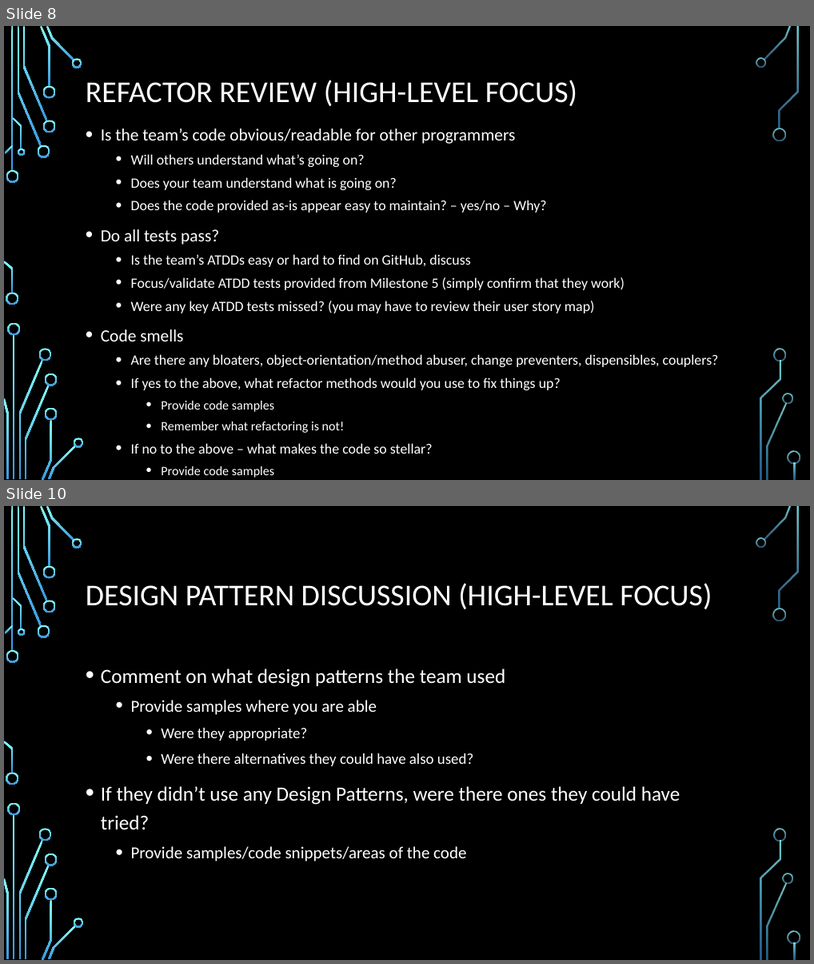
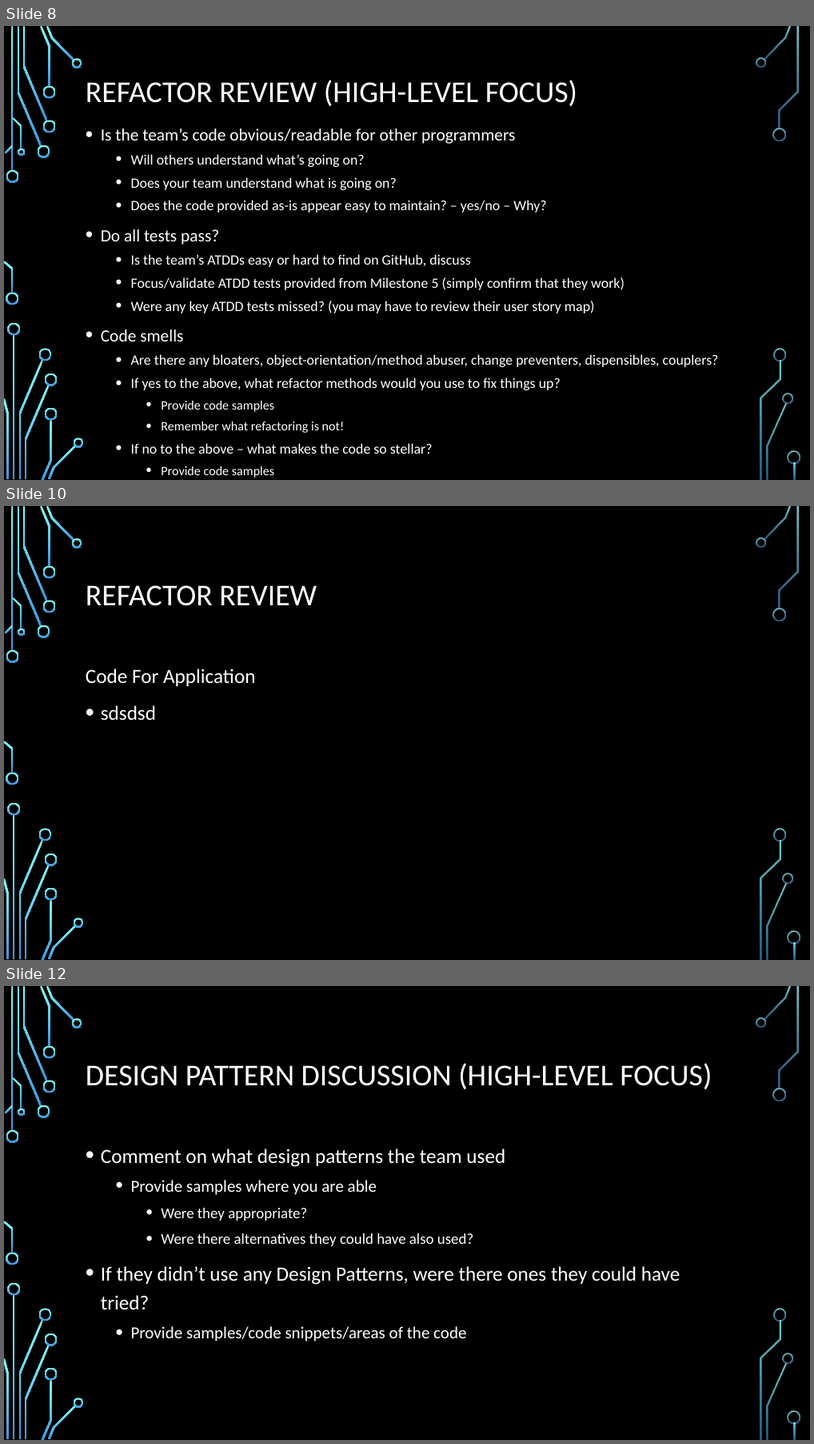
Before and after one commit to ureginastudent/PROJECT, a slide deck: Milestone 7/ENSE 470 Milestone 7.pptx. Shown one above the other, each under a label of ours: slides 8 and 10 before the commit, slides 8, 10 and 12 after it; the slides between them are not shown. The pictures are 814x964 and 814x1444 pixels, drawn with LibreOffice and Linux fonts; fonts in the diff are those of the drawing; background and template pictures are left out. Boxes give left, top, right and bottom in pixels: in the first picture for what was removed or moved away, otherwise in the second. Text is boxed around its words. In the diff, an @@ line names an element or a change of style, - is before the commit and + after.

```diff
--- a/Milestone 7/ENSE 470 Milestone 7.pptx
+++ b/Milestone 7/ENSE 470 Milestone 7.pptx
@@ slide 10 added at bbox=[4, 506, 810, 960], background picture (left out); not listed: 36 template elements that a slide beside it also shows @@
@@ title added at bbox=[86, 585, 317, 606], 36 pt, text #FFFFFF @@
+REFACTOR REVIEW
@@ text added at bbox=[86, 668, 255, 720], 24 pt, text #FFFFFF @@
+Code For Application
+• sdsdsd
@@ what was slide 10 is now slide 12 @@
```
Also in this commit, not shown: 2 slides changed, 2 other slides added, 2 slides removed.
